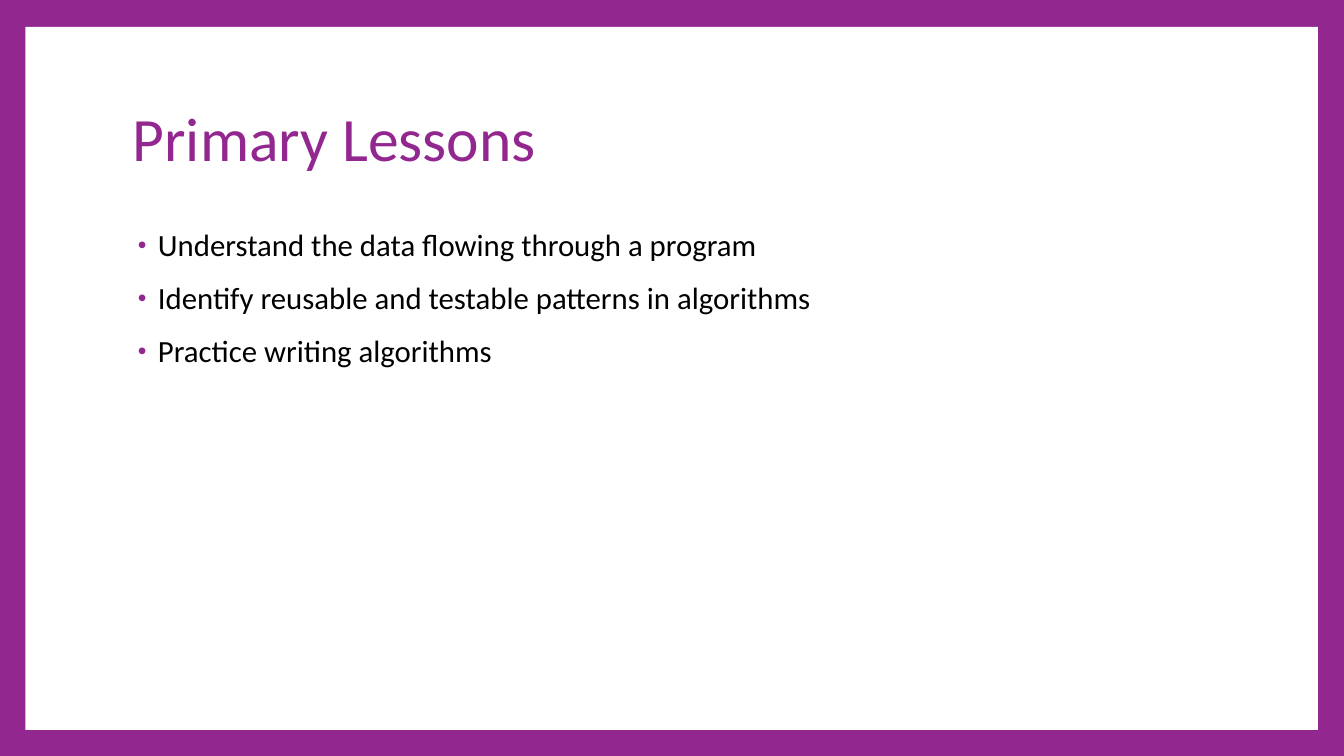
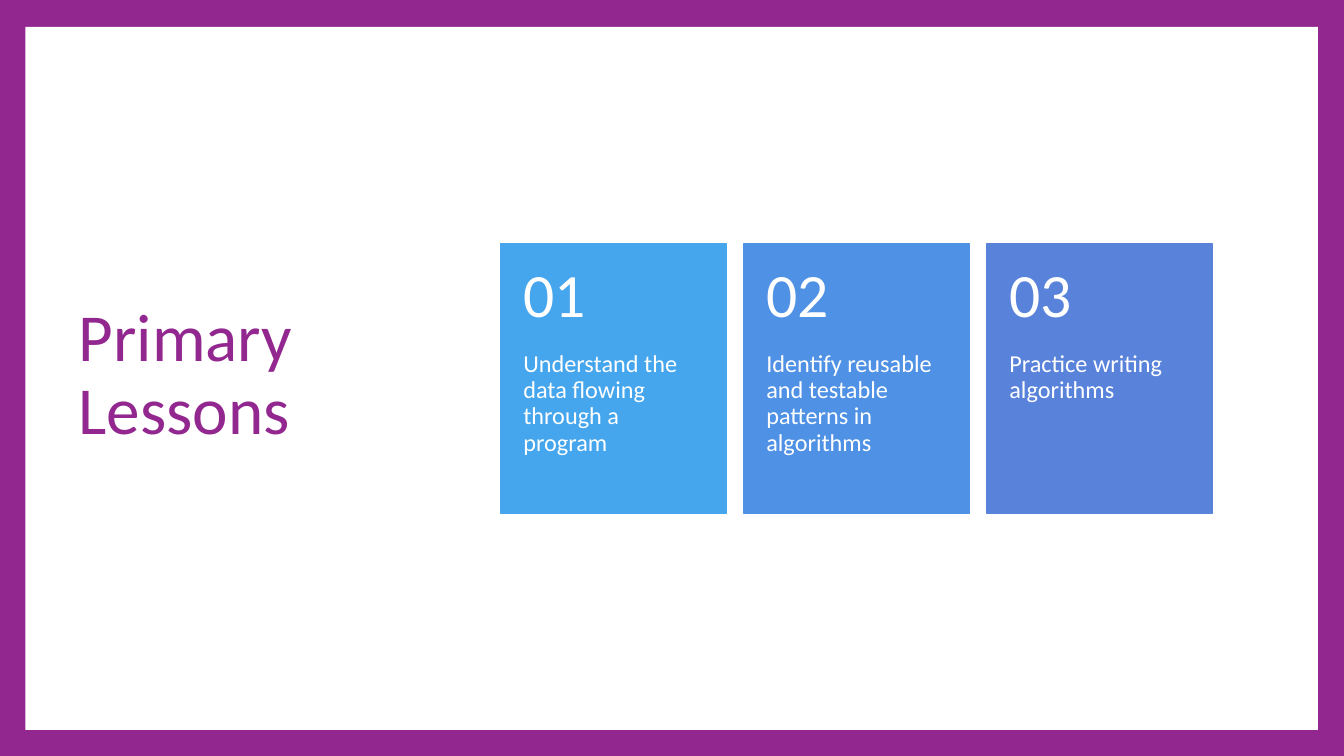
Before and after one commit to cdiggins/cs321, a slide deck: slide 2 of class-notes/cs321-winter-2023-lecture-7.pptx. Drawn at 1344x756 pixels with LibreOffice and Linux fonts; fonts in the diff are those of the drawing. Boxes give left, top, right and bottom in pixels: in the first picture for what was removed or moved away, otherwise in the second. Text is boxed around its words. In the diff, an @@ line names an element or a change of style, - is before the commit and + after.

```diff
--- a/class-notes/cs321-winter-2023-lecture-7.pptx
+++ b/class-notes/cs321-winter-2023-lecture-7.pptx
@@ title "Primary Lessons": place and size @@
-title "Primary Lessons" at [133, 118, 536, 171]
+title "Primary Lessons" at [79, 314, 292, 435]
@@ title "Primary Lessons" at [79, 314, 292, 435]: size 66 to 72 pt @@
@@ text removed at [158, 234, 810, 368] @@
-• Understand the data flowing through a program
-• Identify reusable and testable patterns in algorithms
-• Practice writing algorithms
@@ group added at [501, 243, 1212, 513]: 6 texts, 3 rectangles @@
+Understand the data flowing through a program
+01
+Identify reusable and testable patterns in algorithms
+02
+Practice writing algorithms
+03
```
Also in this commit, not shown: 20 other slides changed, 3 slides added, 6 slides removed, 1 other file.
